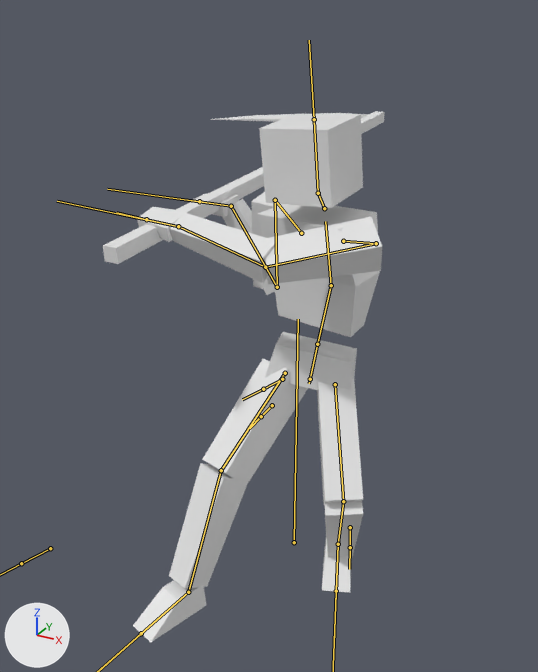
Two versions of the FBX model Dungeon Slasher/Assets/Objects/Agent/Types/Player/MOD_Human_Dummy.fbx, one commit apart.
The view is the same before and after, from a 50 mm camera at (1.04, -2.1, 1.9) aimed at (-0.37, 0.46, 0.62). Arrows for +X, +Y and +Z are at lower left; the lights stay in place. Both versions are drawn at frame 1 of the action 'Armature|Player_Attack_Right'; the numbers are the values there. The bones that bend it are drawn over the model as lines.

Objects in the first picture: 'Mesh', 'Scythe'.
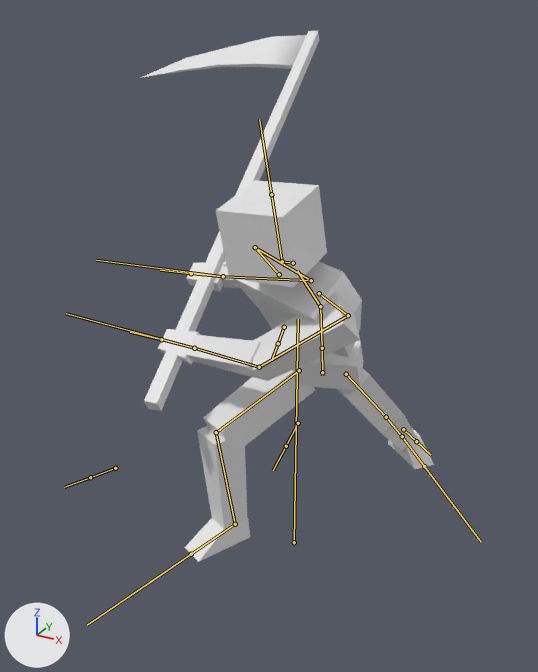
The edits, one by one:
Bone 'IK_Hips' (bone_ik_hips) moves from (0.059, 0.189, 0.035) to (0.007, 0.279, 0.192).
Bone 'IK_Hips' (bone_ik_hips) turns from (-6, -17, 9) to (22, -19, 1) degrees about its own x, y and z.
Bone 'Thigh.L' (bone_thigh_l) turns from (17, 0, -41) to (33, -41, -5) degrees about its own x, y and z.
Bone 'Shin.L' (bone_shin_l) turns from (0, 0, 71) to (0, 0, 9) degrees about its own x, y and z.
Bone 'Foot.L' (bone_foot_l) turns from (-7, -1, -28) to (-11, -40, -23) degrees about its own x, y and z.
Bone 'Midriff' (bone_midriff) turns from (4, -15, -2) to (12, -14, -1) degrees about its own x, y and z.
Bone 'Head' (bone_head) turns from (-12, 1, 0) to (-40, 2, 0) degrees about its own x, y and z.
Bone 'Upperarm.L' (bone_upperarm_l) turns from (117, 25, -19) to (128, 15, 14) degrees about its own x, y and z.
Bone 'Forearm.L' (bone_forearm_l) turns from (40, 1, -3) to (37, 1, -3) degrees about its own x, y and z.
Bone 'Hand.L' (bone_hand_l) turns from (-1, 13, -10) to (-3, 3, 23) degrees about its own x, y and z.
Bone 'Shoulder.R' (bone_shoulder_r) turns from (-14, -11, -17) to (-28, -12, 19) degrees about its own x, y and z.
Bone 'Upperarm.R' (bone_upperarm_r) turns from (-10, 56, 90) to (-9, 33, 71) degrees about its own x, y and z.
Bone 'Forearm.R' (bone_forearm_r) turns from (141, -9, 3) to (119, -8, 5) degrees about its own x, y and z.
Bone 'Hand.R' (bone_hand_r) turns from (-89, 33, -98) to (32, 108, 20) degrees about its own x, y and z.
Bone 'Thigh.R' (bone_thigh_r) turns from (21, 29, 47) to (42, 14, 94) degrees about its own x, y and z.
Bone 'Shin.R' (bone_shin_r) turns from (0, 0, -19) to (0, 0, -70) degrees about its own x, y and z.
Bone 'Foot.R' (bone_foot_r) turns from (-1, -1, -28) to (-1, 0, 4) degrees about its own x, y and z.

What differs and where, as boxes (x1, y1, x2, y2) in the pictures (538 x 672 px):
'Mesh', posed (11% wider, 28% shorter): before (133, 114, 382, 642); after (158, 181, 434, 562)
'Scythe', posed (36% narrower, 147% taller): before (103, 111, 385, 264); after (140, 31, 319, 411)
bone 'IK_Hips', root to tip: before (317, 344) to (309, 383); after (322, 348) to (322, 375)
bone 'Thigh.L', root to tip: before (335, 384) to (343, 501); after (346, 374) to (386, 417)
bone 'Shin.L', root to tip: before (343, 501) to (338, 544); after (386, 417) to (402, 436)
bone 'Foot.L', root to tip: before (338, 544) to (336, 591); after (402, 436) to (424, 466)
bone 'Midriff', root to tip: before (317, 344) to (331, 285); after (322, 348) to (320, 306)
bone 'Head', root to tip: before (318, 193) to (314, 119); after (282, 261) to (271, 194)
bone 'Upperarm.L', root to tip: before (376, 243) to (265, 267); after (348, 315) to (259, 367)
bone 'Forearm.L', root to tip: before (265, 267) to (178, 226); after (259, 367) to (194, 348)
bone 'Hand.L', root to tip: before (178, 226) to (146, 219); after (194, 348) to (161, 339)
bone 'Shoulder.R', root to tip: before (301, 233) to (275, 200); after (279, 274) to (255, 247)
bone 'Upperarm.R', root to tip: before (275, 200) to (277, 287); after (255, 247) to (311, 280)
bone 'Forearm.R', root to tip: before (277, 287) to (231, 206); after (311, 280) to (223, 276)
bone 'Hand.R', root to tip: before (231, 206) to (199, 201); after (223, 276) to (191, 273)
bone 'Thigh.R', root to tip: before (285, 373) to (221, 470); after (299, 370) to (216, 432)
bone 'Shin.R', root to tip: before (221, 470) to (188, 592); after (216, 432) to (235, 524)
bone 'Foot.R', root to tip: before (188, 592) to (141, 633); after (235, 524) to (191, 554)
